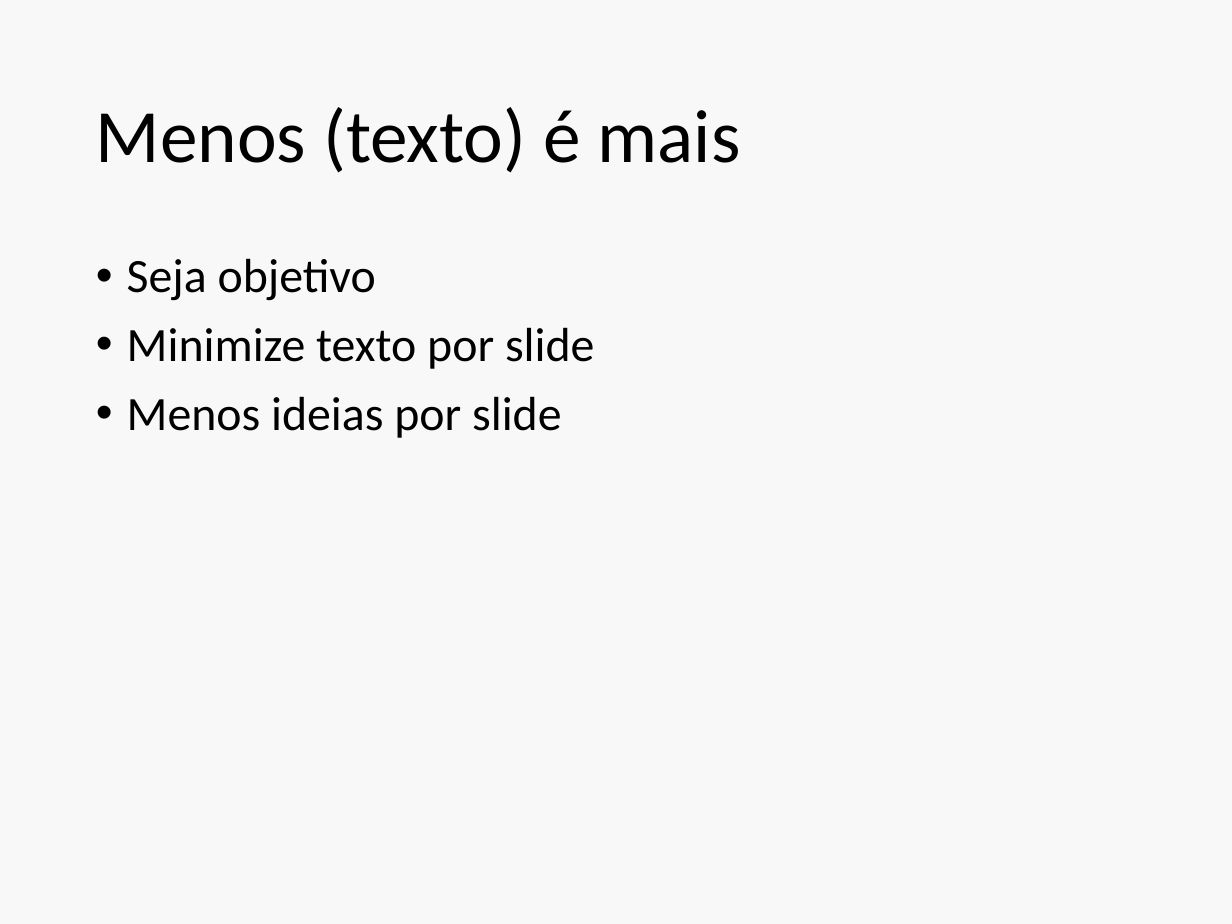
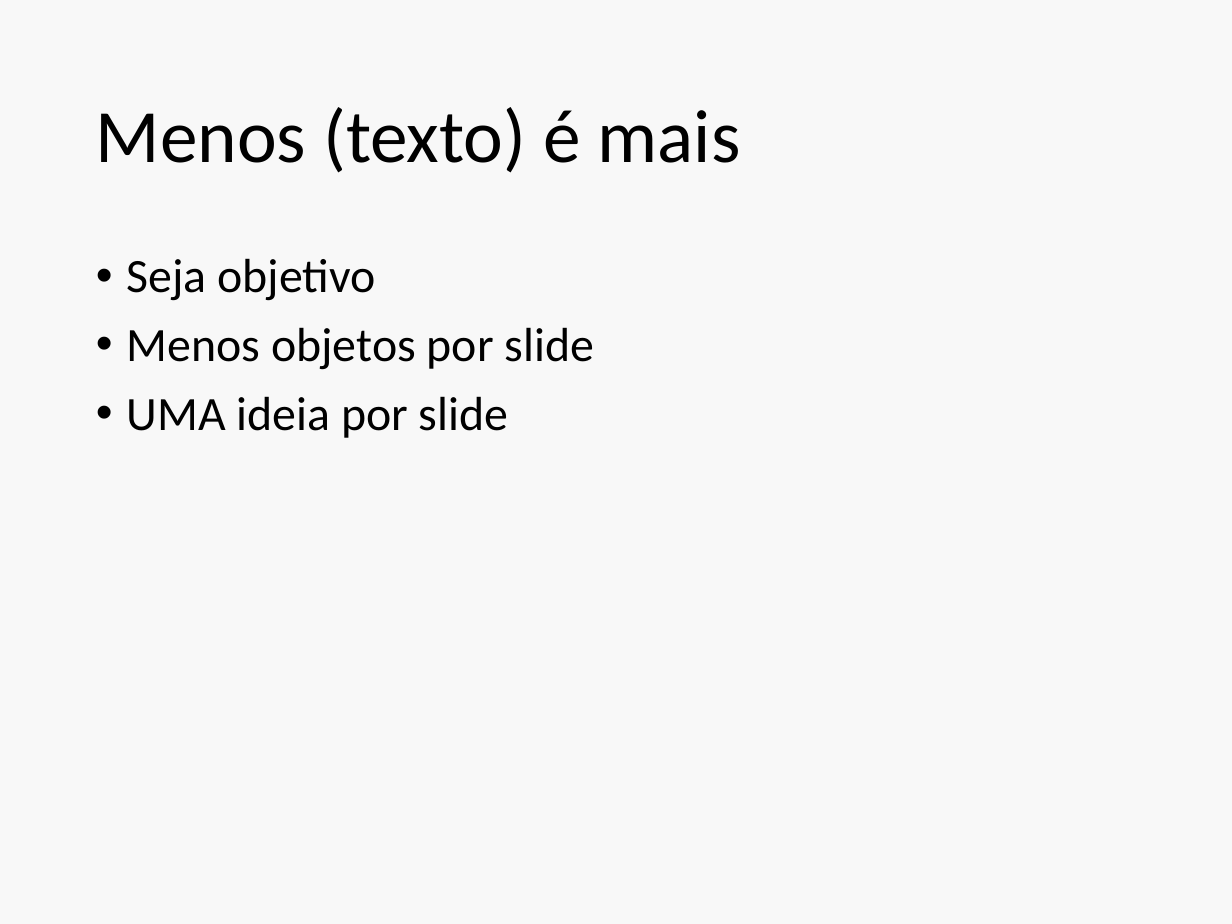
Before and after one commit to philsf/Metodologia_Cientifica, a slide deck: slide 18 of INTO/Aulas/MC-Apresentacao.pptx (slide 17 before the commit). Drawn at 1232x924 pixels with LibreOffice and Linux fonts; fonts in the diff are those of the drawing. Boxes give left, top, right and bottom in pixels: in the first picture for what was removed or moved away, otherwise in the second. Text is boxed around its words. In the diff, an @@ line names an element or a change of style, - is before the commit and + after.

```diff
--- a/INTO/Aulas/MC-Apresentacao.pptx
+++ b/INTO/Aulas/MC-Apresentacao.pptx
@@ text at box(127, 327, 594, 438): text changed @@
-• Minimize texto por slide
-• Menos ideias por slide
+• Menos objetos por slide
+• UMA ideia por slide
```
Also in this commit, not shown: 31 other slides changed, 20 slides added.
